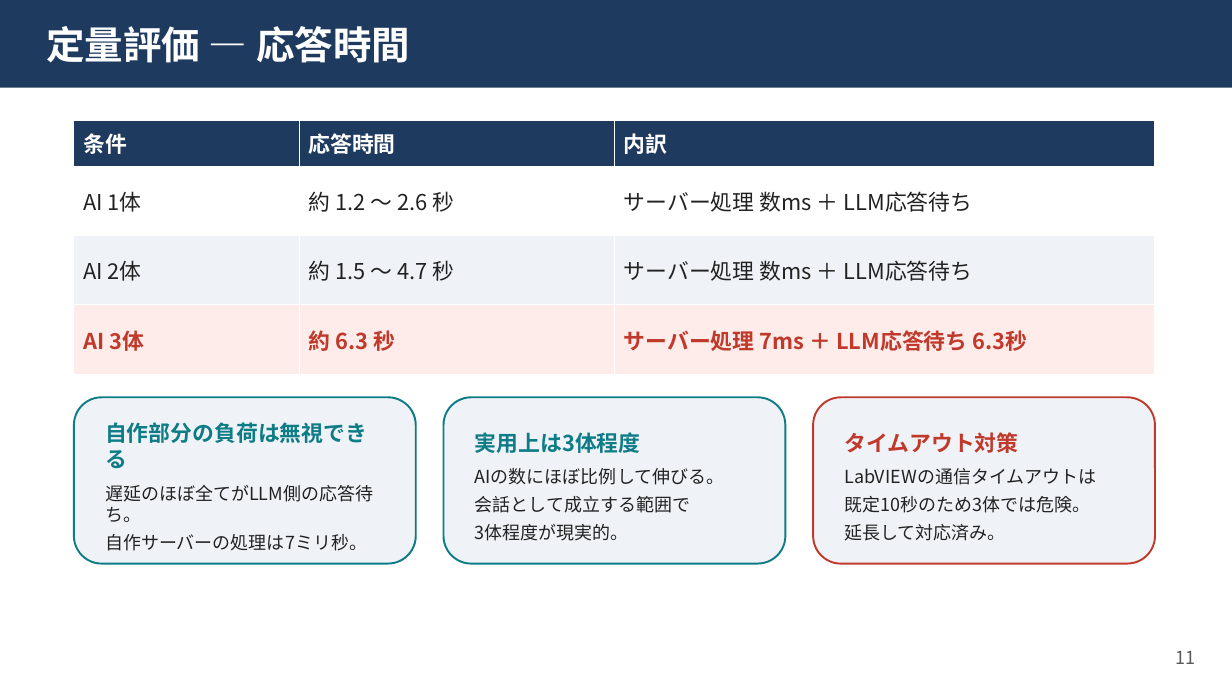
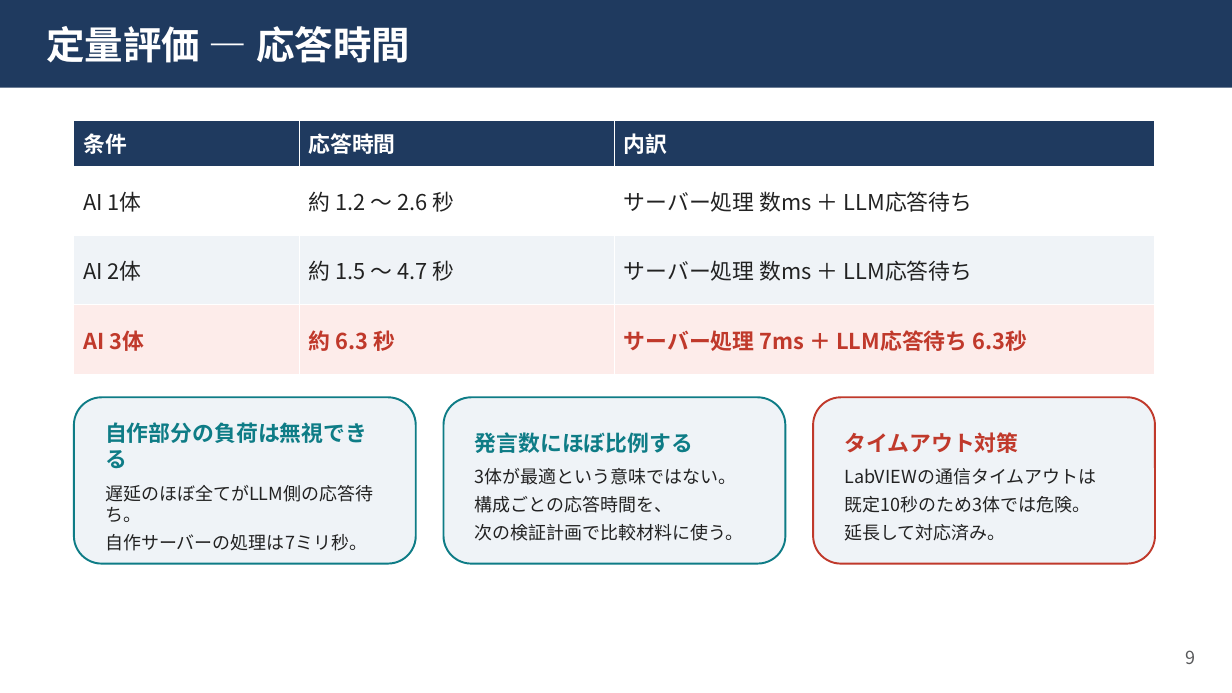
Before and after one commit to kaito3061/Trilogue1, a slide deck: slide 10 of docs/export/中間発表_柴尾.pptx (slide 12 before the commit). Drawn at 1232x693 pixels with LibreOffice and Linux fonts; fonts in the diff are those of the drawing. Boxes give left, top, right and bottom in pixels: in the first picture for what was removed or moved away, otherwise in the second. Text is boxed around its words. In the diff, an @@ line names an element or a change of style, - is before the commit and + after.

```diff
--- a/docs/export/中間発表_柴尾.pptx
+++ b/docs/export/中間発表_柴尾.pptx
@@ text in rounded rectangle at box(475, 432, 744, 541): text changed @@
-実用上は3体程度
-AIの数にほぼ比例して伸びる。
-会話として成立する範囲で
-3体程度が現実的。
+発言数にほぼ比例する
+3体が最適という意味ではない。
+構成ごとの応答時間を、
+次の検証計画で比較材料に使う。
@@ text at box(1185, 650, 1195, 664): text changed @@
-11
+9
```
Also in this commit, not shown: 12 other slides changed, 1 slide added, 3 slides removed, 3 other files.
